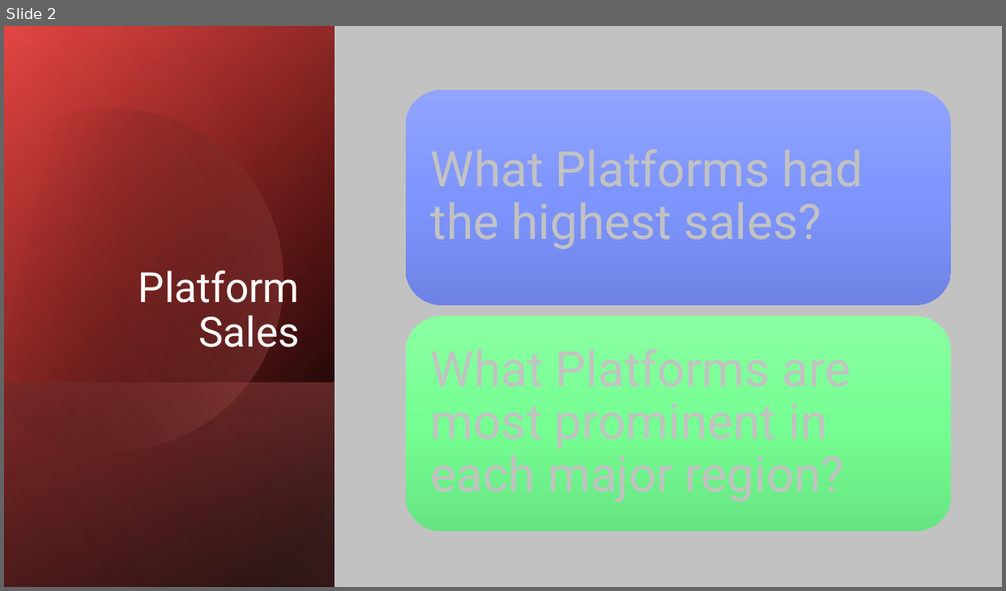
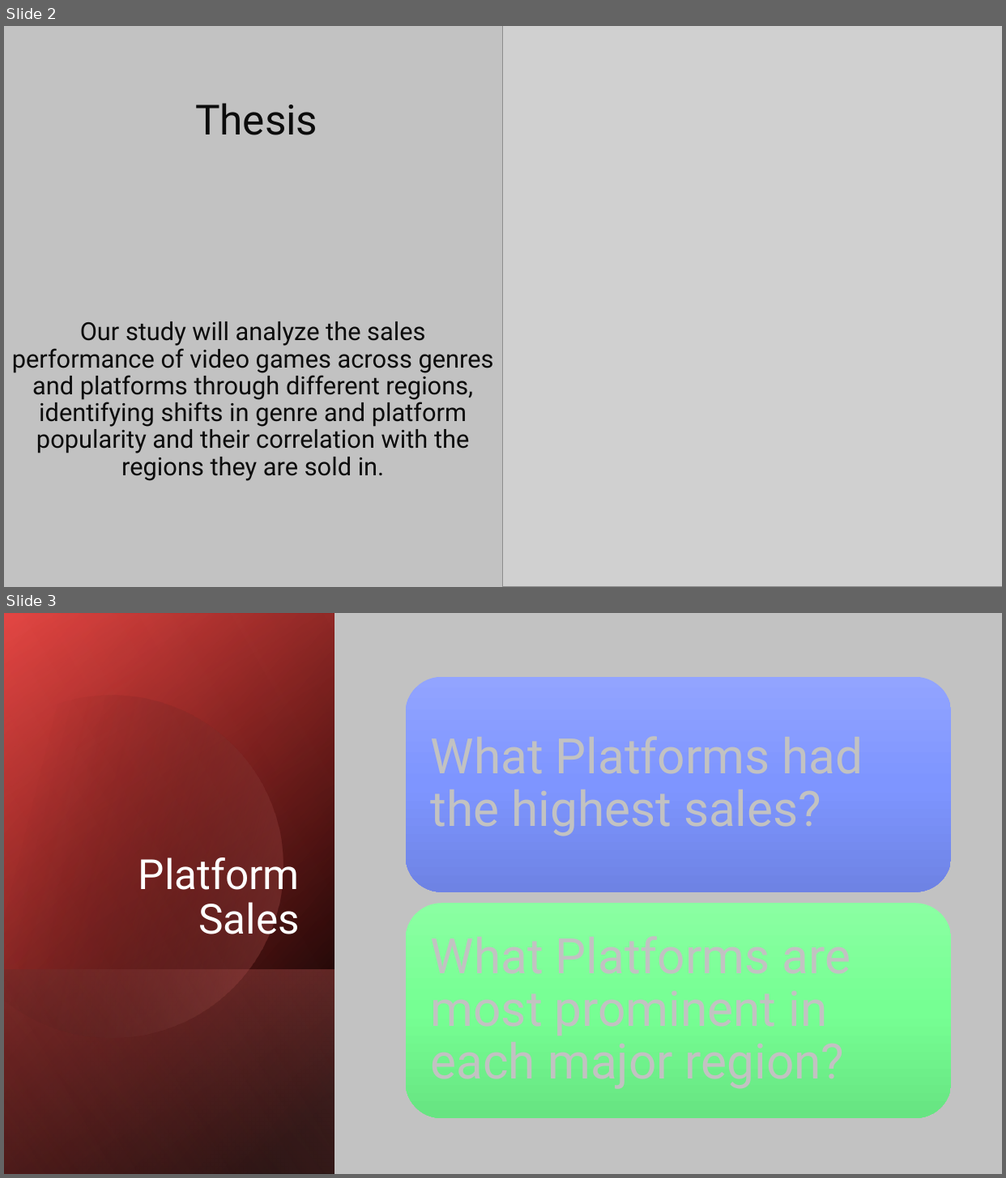
Before and after one commit to CymbalOfJoy/Project_1-Group_3, a slide deck: Power Point/Group 3 Presentation.pptx. Shown one above the other, each under a label of ours: slide 2 before the commit, slides 2 and 3 after it. The pictures are 1006x591 and 1006x1178 pixels, drawn with LibreOffice and Linux fonts; fonts in the diff are those of the drawing; grey boxes stand for pictures. Boxes give left, top, right and bottom in pixels: in the first picture for what was removed or moved away, otherwise in the second. Text is boxed around its words. In the diff, an @@ line names an element or a change of style, - is before the commit and + after.

```diff
--- a/Power Point/Group 3 Presentation.pptx
+++ b/Power Point/Group 3 Presentation.pptx
@@ slide 2 added at bbox=[4, 26, 1002, 587], background #C2C2C2 @@
@@ rectangle added at bbox=[4, 26, 701, 213], fill #C2C2C2 @@
@@ picture added at bbox=[503, 26, 1002, 587] @@
@@ title added at bbox=[195, 103, 317, 135], 40 pt, text #0C0C0C @@
+Thesis
@@ text added at bbox=[12, 322, 494, 481], 24 pt, text #0C0C0C @@
+Our study will analyze the sales performance of video games across genres and platforms through different regions, identifying shifts in genre and platform popularity and their correlation with the regions they are sold in.
@@ what was slide 2 is now slide 3 @@
```
Also in this commit, not shown: 1 slide changed, 5 other slides added, 2 other files.
